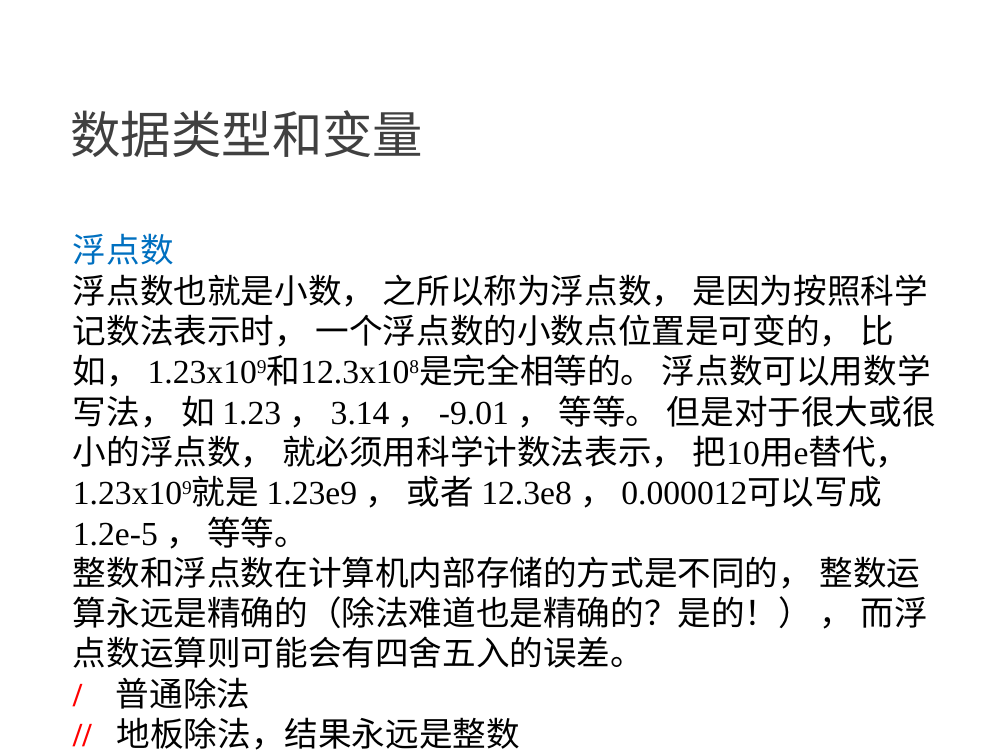
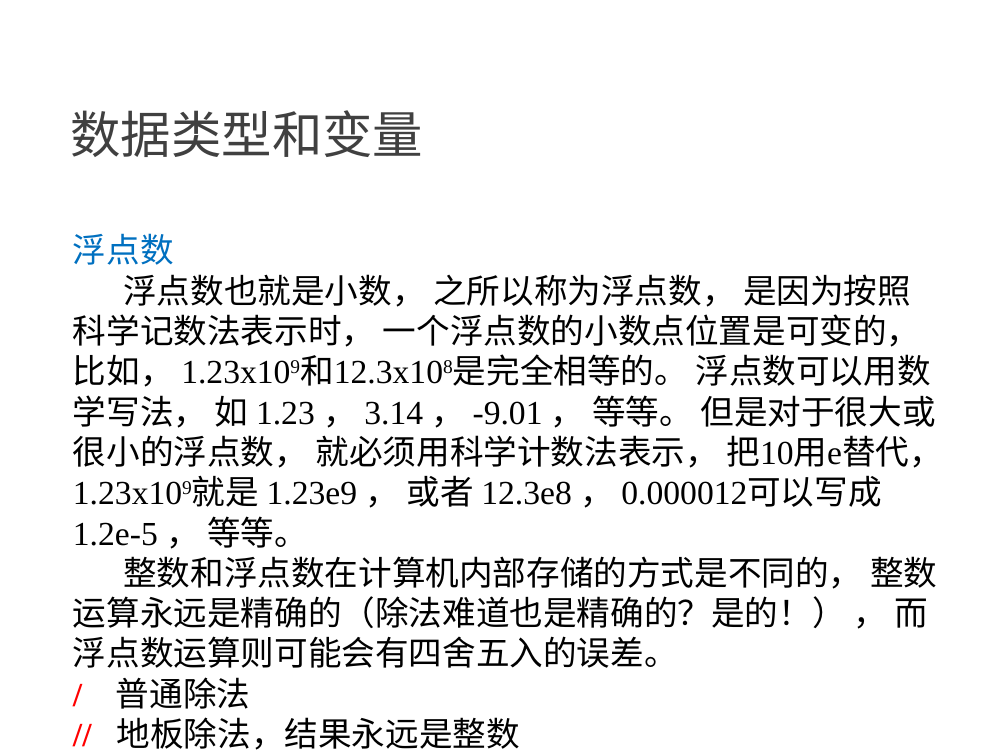
Before and after one commit to NewGr8Player/My-PPT, a slide deck: slide 4 of Python3/1.Python3-基础.pptx. Drawn at 1008x756 pixels with LibreOffice and Linux fonts; fonts in the diff are those of the drawing. Boxes give left, top, right and bottom in pixels: in the first picture for what was removed or moved away, otherwise in the second. Text is boxed around its words. In the diff, an @@ line names an element or a change of style, - is before the commit and + after.

```diff
--- a/Python3/1.Python3-基础.pptx
+++ b/Python3/1.Python3-基础.pptx
@@ text at (73,274,943,548): text changed @@
-浮点数也就是小数， 之所以称为浮点数， 是因为按照科学记数法表示时， 一个浮点数的小数点位置是可变的， 比如， 1.23x109和12.3x108是完全相等的。 浮点数可以用数学写法， 如 1.23 ， 3.14 ， -9.01 ， 等等。 但是对于很大或很小的浮点数， 就必须用科学计数法表示， 把10用e替代，
-1.23x109就是 1.23e9 ， 或者 12.3e8 ， 0.000012可以写成 1.2e-5 ， 等等。
+浮点数也就是小数， 之所以称为浮点数， 是因为按照科学记数法表示时， 一个浮点数的小数点位置是可变的， 比如， 1.23x109和12.3x108是完全相等的。 浮点数可以用数学写法， 如 1.23 ， 3.14 ， -9.01 ， 等等。 但是对于很大或很小的浮点数， 就必须用科学计数法表示， 把10用e替代，1.23x109就是 1.23e9 ， 或者 12.3e8 ， 0.000012可以写成 1.2e-5 ， 等等。
@@ text at (73,556,937,668): indent changed @@
```
Also in this commit, not shown: 15 other slides changed, 5 other files.
